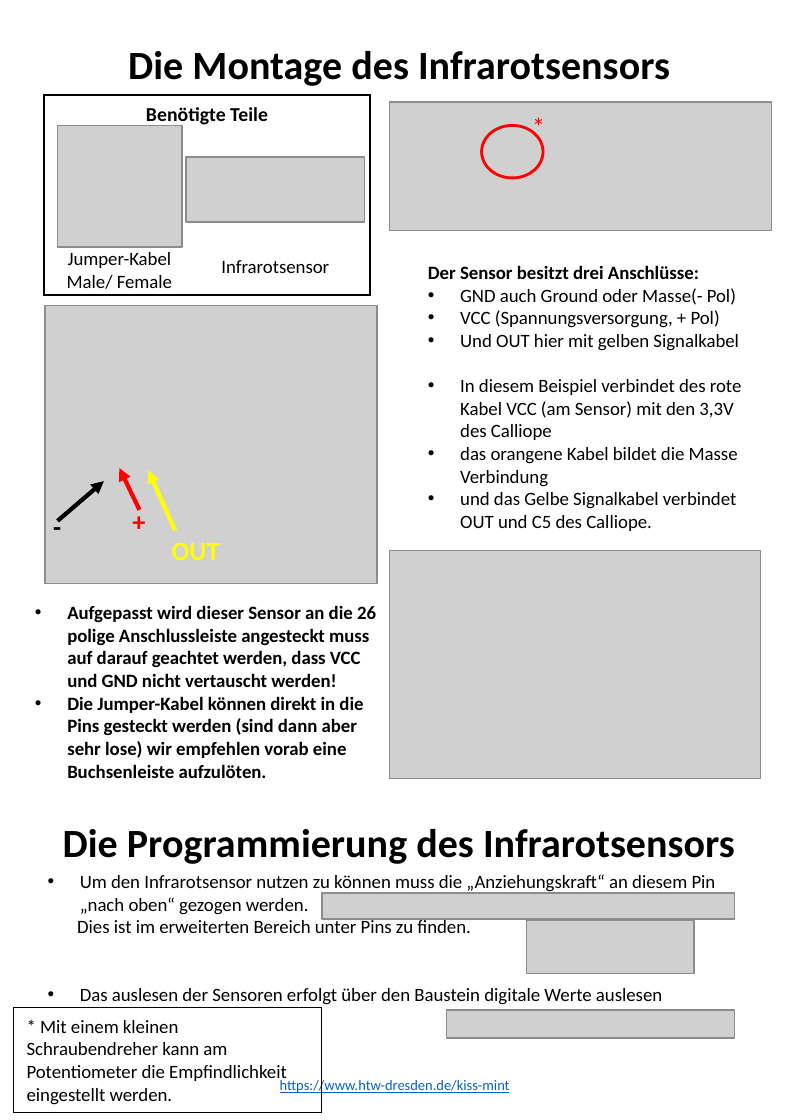
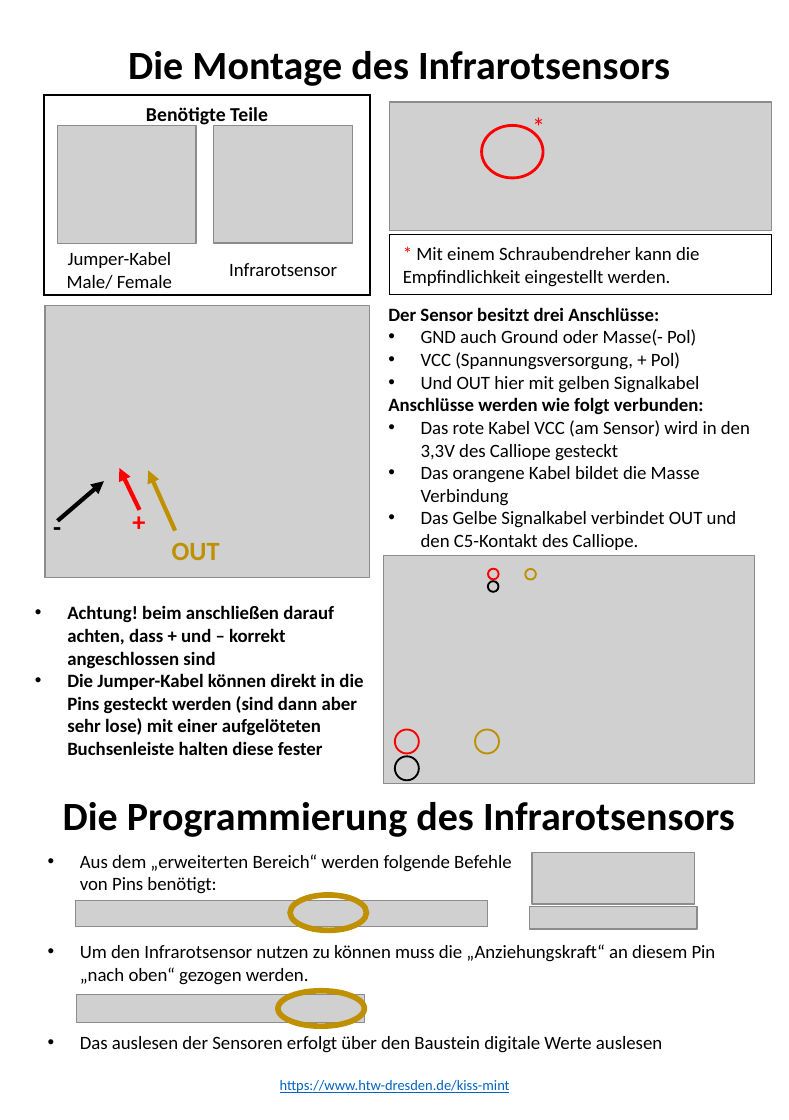
Before and after one commit to macim0/KISS_MINT, a slide deck: slide 5 of Handouts/Handouts-Motor_USR_Servo_IR.pptx (slide 3 before the commit). Drawn at 789x1120 pixels with LibreOffice and Linux fonts; fonts in the diff are those of the drawing; grey boxes stand for pictures. Boxes give left, top, right and bottom in pixels: in the first picture for what was removed or moved away, otherwise in the second. Text is boxed around its words. In the diff, an @@ line names an element or a change of style, - is before the commit and + after.

```diff
--- a/Handouts/Handouts-Motor_USR_Servo_IR.pptx
+++ b/Handouts/Handouts-Motor_USR_Servo_IR.pptx
@@ picture resized from (x1=58, y1=126, x2=183, y2=248) to (x1=58, y1=126, x2=196, y2=244) @@
@@ picture resized from (x1=185, y1=157, x2=364, y2=222) to (x1=214, y1=126, x2=352, y2=244) @@
@@ rectangle "* Mit einem Schraubendreher kann ..." resized from (x1=14, y1=1007, x2=322, y2=1111) to (x1=390, y1=234, x2=771, y2=294) @@
@@ text "Infrarotsensor" moved from (x1=221, y1=260, x2=329, y2=273) to (x1=229, y1=263, x2=337, y2=276) @@
@@ text in rectangle at (x1=403, y1=247, x2=699, y2=287): text changed @@
-* Mit einem kleinen Schraubendreher kann am Potentiometer die Empfindlichkeit eingestellt werden.
+* Mit einem Schraubendreher kann die Empfindlichkeit eingestellt werden.
@@ text "Der Sensor besitzt drei Anschlüsse:" moved from (x1=428, y1=265, x2=742, y2=531) to (x1=388, y1=307, x2=750, y2=550) @@
@@ picture resized from (x1=45, y1=306, x2=376, y2=583) to (x1=45, y1=306, x2=369, y2=578) @@
@@ text at (x1=388, y1=397, x2=750, y2=550): text changed @@
-• In diesem Beispiel verbindet des rote Kabel VCC (am Sensor) mit den 3,3V des Calliope
-• das orangene Kabel bildet die Masse Verbindung
-• und das Gelbe Signalkabel verbindet OUT und C5 des Calliope.
+Anschlüsse werden wie folgt verbunden:
+• Das rote Kabel VCC (am Sensor) wird in den 3,3V des Calliope gesteckt
+• Das orangene Kabel bildet die Masse Verbindung
+• Das Gelbe Signalkabel verbindet OUT und den C5-Kontakt des Calliope.
@@ arrow (175, 531) - (148, 470): stroke #FFFF00 2.25 pt to #BF9000 2.25 pt @@
@@ text "OUT" at (x1=172, y1=542, x2=220, y2=560): text colour #FFFF00 to #BF9000 @@
@@ picture moved from (x1=390, y1=549, x2=761, y2=777) to (x1=383, y1=555, x2=754, y2=782) @@
@@ ellipse added at (x1=487, y1=568, x2=498, y2=579), outline #FF0000 1 pt @@
@@ ellipse added at (x1=525, y1=568, x2=536, y2=579), outline #BF9000 1 pt @@
@@ ellipse added at (x1=487, y1=581, x2=498, y2=591), outline #000000 1 pt @@
@@ text at (x1=67, y1=605, x2=363, y2=755): text changed @@
-• Aufgepasst wird dieser Sensor an die 26 polige Anschlussleiste angesteckt muss auf darauf geachtet werden, dass VCC und GND nicht vertauscht werden!
-• Die Jumper-Kabel können direkt in die Pins gesteckt werden (sind dann aber sehr lose) wir empfehlen vorab eine Buchsenleiste aufzulöten.
+• Achtung! beim anschließen darauf achten, dass + und – korrekt angeschlossen sind
+• Die Jumper-Kabel können direkt in die Pins gesteckt werden (sind dann aber sehr lose) mit einer aufgelöteten Buchsenleiste halten diese fester
@@ ellipse added at (x1=395, y1=729, x2=420, y2=754), outline #FF0000 1 pt @@
@@ ellipse added at (x1=475, y1=729, x2=499, y2=754), outline #BF9000 1 pt @@
@@ ellipse added at (x1=395, y1=755, x2=420, y2=780), outline #000000 1 pt @@
@@ text "Die Programmierung des Infrarotsensors" moved from (x1=63, y1=829, x2=735, y2=864) to (x1=63, y1=802, x2=735, y2=837) @@
@@ text "Aus dem „erweiterten Bereich“ werden ..." moved from (x1=77, y1=874, x2=716, y2=1005) to (x1=80, y1=854, x2=716, y2=1053) @@
@@ text at (x1=80, y1=854, x2=511, y2=894): paragraph added @@
+• Aus dem „erweiterten Bereich“ werden folgende Befehle
+  von Pins benötigt:
@@ picture added at (x1=532, y1=851, x2=694, y2=903) @@
@@ ellipse added at (x1=290, y1=895, x2=365, y2=930), outline #BF9000 3 pt @@
@@ picture moved from (x1=322, y1=892, x2=735, y2=918) to (x1=76, y1=900, x2=489, y2=926) @@
@@ text at (x1=77, y1=918, x2=471, y2=933): paragraph removed @@
-Dies ist im erweiterten Bereich unter Pins zu finden.
@@ picture resized from (x1=526, y1=920, x2=694, y2=973) to (x1=529, y1=905, x2=697, y2=928) @@
@@ ellipse added at (x1=277, y1=989, x2=364, y2=1024), outline #BF9000 3 pt @@
@@ picture moved from (x1=447, y1=1010, x2=735, y2=1038) to (x1=76, y1=993, x2=364, y2=1022) @@
```
Also in this commit, not shown: 1 other slide changed, 5 slides added, 1 other file.
